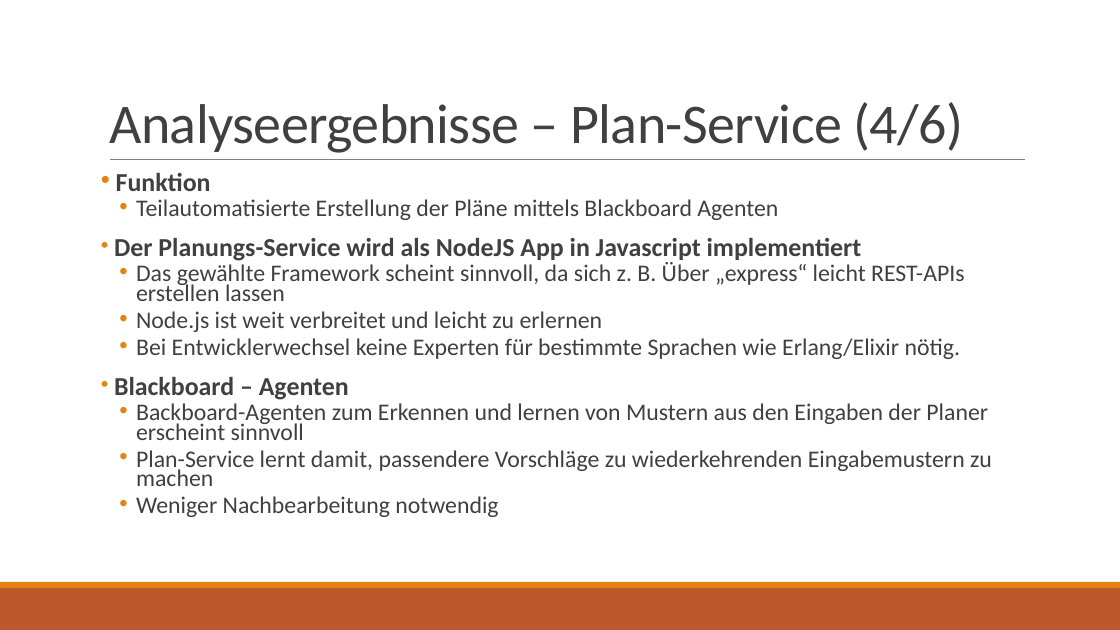
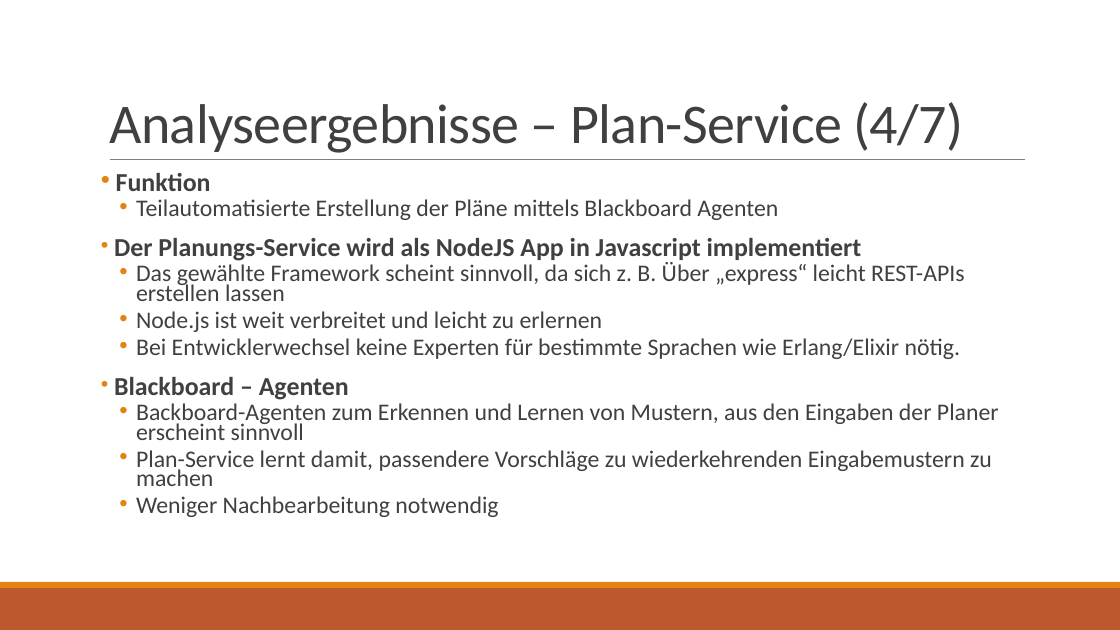
Before and after one commit to jnk111/AI_Praktikum, a slide deck: slide 5 of Aufgaben/P4/Loesung/Wochenplansoftware - Architekturbewertung.pptx. Drawn at 1120x630 pixels with LibreOffice and Linux fonts; fonts in the diff are those of the drawing. Boxes give left, top, right and bottom in pixels: in the first picture for what was removed or moved away, otherwise in the second. Text is boxed around its words. In the diff, an @@ line names an element or a change of style, - is before the commit and + after.

```diff
--- a/Aufgaben/P4/Loesung/Wochenplansoftware - Architekturbewertung.pptx
+++ b/Aufgaben/P4/Loesung/Wochenplansoftware - Architekturbewertung.pptx
@@ title at [109,102,964,153]: text changed @@
-Analyseergebnisse – Plan-Service (4/6)
+Analyseergebnisse – Plan-Service (4/7)
@@ text at [136,399,999,440]: text changed @@
-  • Backboard-Agenten zum Erkennen und lernen von Mustern aus den Eingaben der Planer erscheint sinnvoll
+  • Backboard-Agenten zum Erkennen und Lernen von Mustern, aus den Eingaben der Planer erscheint sinnvoll
```
Also in this commit, not shown: 11 other slides changed, 2 slides added, 1 other file.
